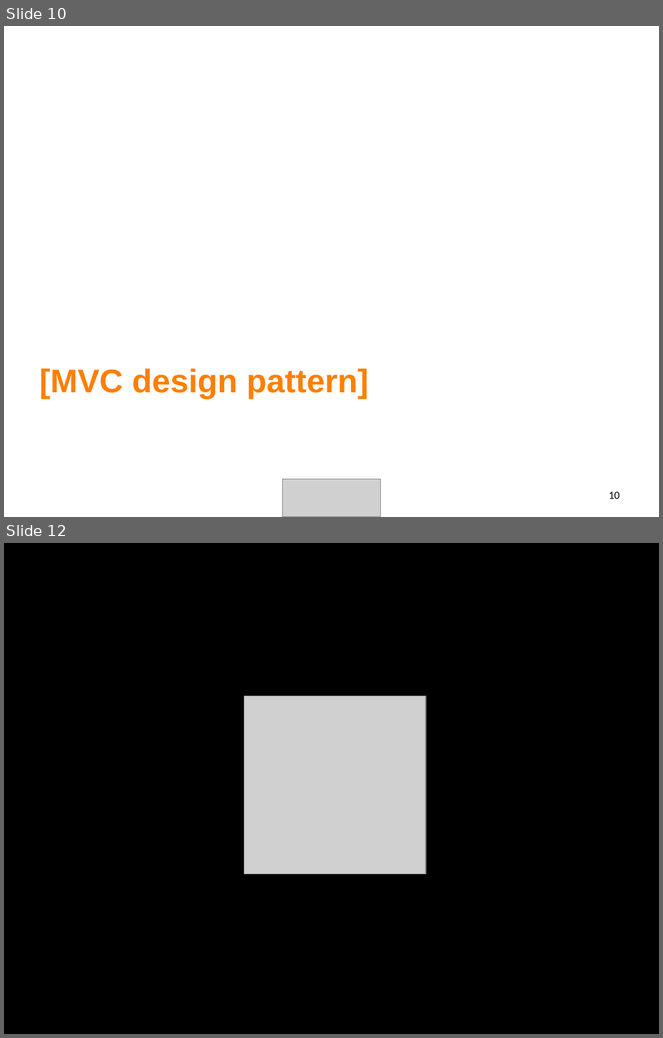
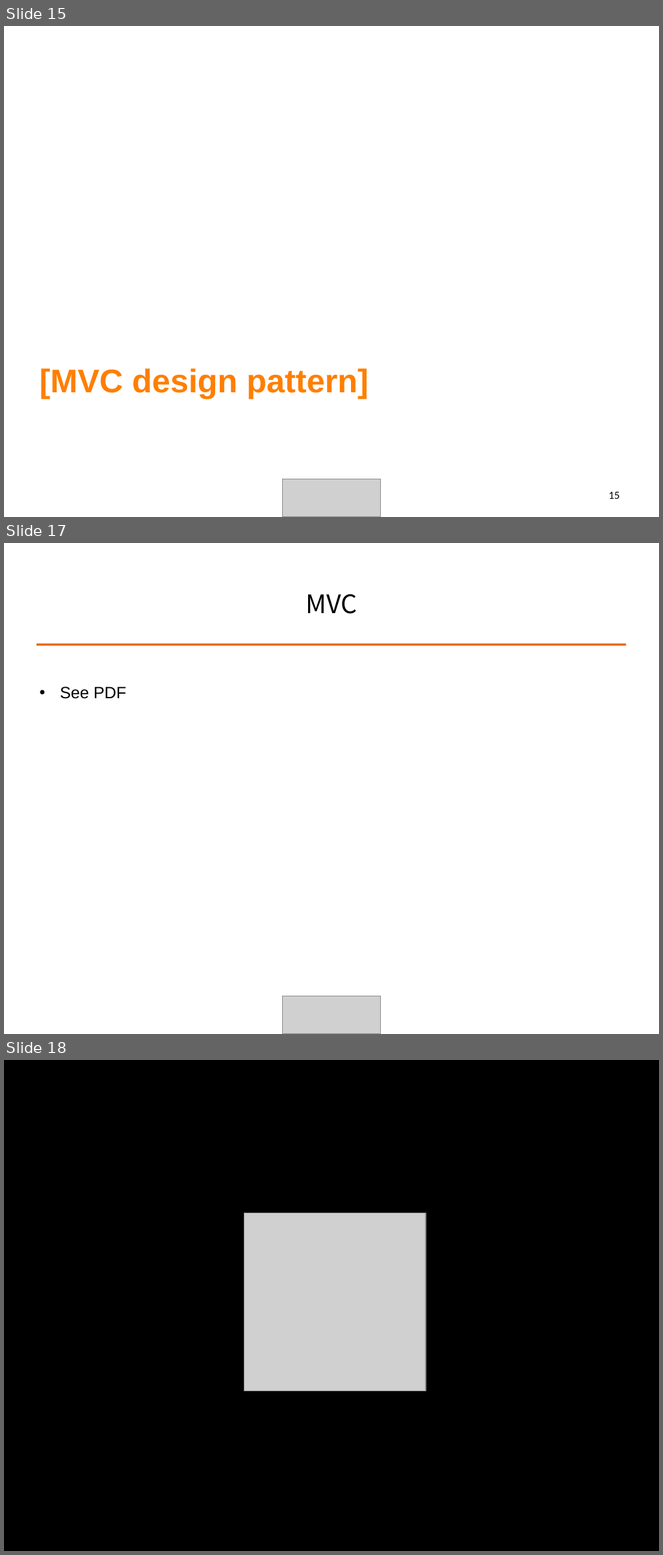
Before and after one commit to ALPHACamp/Camp-3-iOS-Dev, a slide deck: Class presentation/Week2 - Shyne/10-13-2014.ppt. Shown one above the other, each under a label of ours: slides 10 and 12 before the commit, slides 15, 17 and 18 after it; the slides between them are not shown. The pictures are 663x1038 and 663x1555 pixels, drawn with LibreOffice and Linux fonts; fonts in the diff are those of the drawing; grey boxes stand for pictures. Boxes give left, top, right and bottom in pixels: in the first picture for what was removed or moved away, otherwise in the second. Text is boxed around its words. In the diff, an @@ line names an element or a change of style, - is before the commit and + after.

```diff
--- a/Class presentation/Week2 - Shyne/10-13-2014.ppt
+++ b/Class presentation/Week2 - Shyne/10-13-2014.ppt
@@ slide 17 added at <box>4,543,659,1034</box>, background #FFFFFF @@
@@ title added at <box>306,594,358,614</box>, 28 pt, text #000000 @@
+MVC
@@ line added from (36, 644) to (627, 644), #E46C0A 2.49 pt @@
@@ text added at <box>60,687,126,699</box>, 18 pt, text #000000 @@
+• See PDF
@@ picture added at <box>282,997,381,1034</box> @@
@@ what was slide 10 is now slide 15 @@
@@ page number at <box>609,492,620,499</box>: text changed @@
-10
+15
@@ what was slide 12 is now slide 18 @@
```
Also in this commit, not shown: 2 slides changed, 14 other slides added, 8 slides removed, 3 other files.
